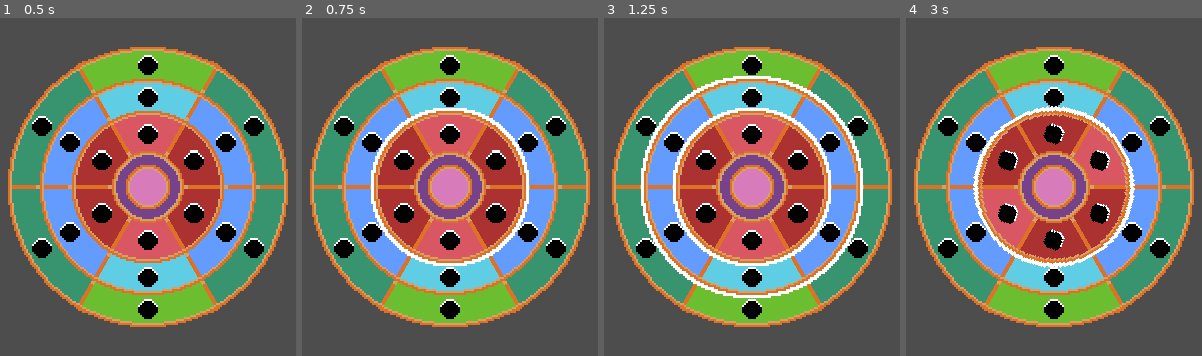
Above: before the commit, frames 1-4 (left to right).
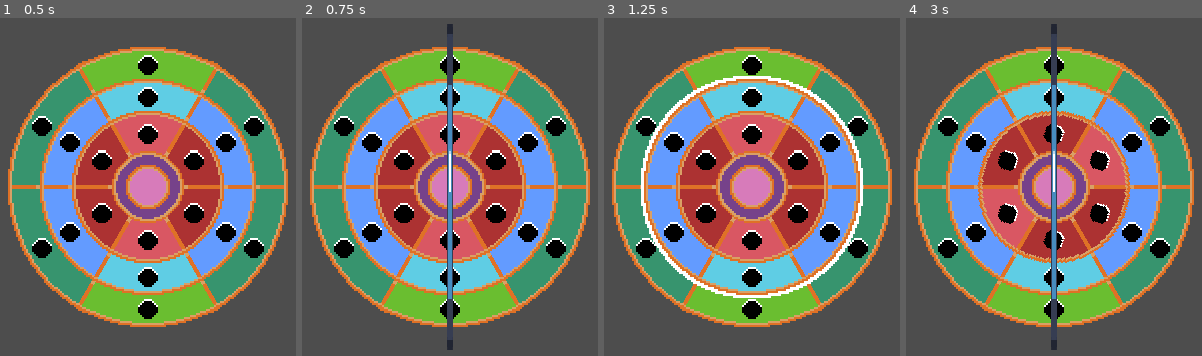
Above: after the commit, the same moments.

Repository: J-dario/JuniperGamJame
Game: Godot game, scene res://Scenes/main.tscn
The game is run twice, just before and just after one commit, with the same random seed, the same clock (stepped at 60 frames per second) and the same inputs. The engine's default icon, where the game draws it, is replaced by a stand-in: a white triangle on a blue panel in a dark square.
Inputs:
- Up to frame 1 (0.5 s): no input
- Up to frame 2 (0.75 s): tap Enter (ui_accept) at 0.5 s; hold D (MoveSelectRight) from 0.53 s (still down); tap E (SwitchToAbsolve) at 0.6 s
- Up to frame 3 (1.25 s): keep holding D (MoveSelectRight); tap Enter (ui_accept) at 0.77, 1.07 s; tap Q (SwitchToSpin) at 0.8 s
- Up to frame 4 (3 s): tap Enter (ui_accept) at 1.25, 1.52, 1.55, 1.82, 2, 2.1, 2.75 s; release D (MoveSelectRight) at 1.28 s; hold S (MoveSelectDown) 1.28-2.03 s; tap Q (SwitchToSpin) at 1.35 s; hold D (MoveSelectRight) 2.03-2.78 s; tap E (SwitchToAbsolve) at 2.3, 2.85 s; hold W (MoveSelectUp) from 2.78 s (still down)

Frame 1 is identical in both runs. In frame 2, 3.6% of the frame differs, in the area x 23-77%, y 1-99%; in frame 3, 1.9%; in frame 4, 3.6%, in the area x 22-78%, y 1-99%.

Commit message:
chossing absovler

Diff:
--- /dev/null
+++ b/juniper-jam/Scenes/absolver.tscn
@@ -0,0 +1,12 @@
+[gd_scene format=3 uid="uid://cywysdhq1odew"]
+
+[ext_resource type="Script" uid="uid://b1730e0mx866n" path="res://Scipts/absolver.gd" id="1_5niq3"]
+[ext_resource type="Texture2D" uid="uid://b12m6y85qxt2s" path="res://icon.svg" id="1_m3aph"]
+
+[node name="Absolver" type="Node2D" unique_id=1039611704]
+script = ExtResource("1_5niq3")
+
+[node name="Icon" type="Sprite2D" parent="." unique_id=759932171]
+visible = false
+scale = Vector2(0.05078116, 2.5429688)
+texture = ExtResource("1_m3aph")
--- a/juniper-jam/Scenes/main.tscn
+++ b/juniper-jam/Scenes/main.tscn
@@ -13,6 +13,7 @@
 [ext_resource type="Texture2D" uid="uid://byigv3itdmn30" path="res://Sprites/OuterSlice2.png" id="11_6iyac"]
 [ext_resource type="Texture2D" uid="uid://cpavbl4st7jwe" path="res://Sprites/OuterRingDivider.png" id="11_fdnlq"]
 [ext_resource type="Texture2D" uid="uid://ctbe0j1h1nw4n" path="res://Sprites/OuterSlice.png" id="12_fdnlq"]
+[ext_resource type="PackedScene" uid="uid://cywysdhq1odew" path="res://Scenes/absolver.tscn" id="14_jkdf5"]
 
 [sub_resource type="ShaderMaterial" id="ShaderMaterial_fdnlq"]
 shader = ExtResource("5_6bp64")
@@ -197,6 +198,14 @@
 
 [node name="DeadCenter" type="Sprite2D" parent="." unique_id=1155893362]
 texture = ExtResource("3_kry3j")
+
+[node name="AbsolverLeft" parent="." unique_id=1615817253 instance=ExtResource("14_jkdf5")]
+rotation = -1.0471976
+
+[node name="AbsolverMiddle" parent="." unique_id=1039611704 instance=ExtResource("14_jkdf5")]
+
+[node name="AbsolverRight" parent="." unique_id=2050477817 instance=ExtResource("14_jkdf5")]
+rotation = 1.0471976
 
 [editable path="OuterRing"]
 [editable path="OuterRing/Slices/Slice1"]
--- /dev/null
+++ b/juniper-jam/Scipts/absolver.gd
@@ -0,0 +1,9 @@
+extends Node2D
+
+@onready var icon: Sprite2D = $Icon
+
+func select() -> void:
+	icon.show()
+
+func deselect() -> void:
+	icon.hide()
--- a/juniper-jam/Scipts/player_controls.gd
+++ b/juniper-jam/Scipts/player_controls.gd
@@ -11,65 +11,74 @@
 var selected_ring_index: int = 1
 var selected_ring
 
+var selected_absolver_arr = []
+var selected_absolver_index: int = 1
+var selected_absolver
+
 func _ready() -> void:
 	selected_ring_arr = [
 		$"../InnerRing",
 		$"../MiddleRing",
 		$"../OuterRing"
 	]
+	selected_ring = selected_ring_arr[selected_ring_index]
+
+	selected_absolver_arr = [
+		$"../AbsolverLeft",
+		$"../AbsolverMiddle",
+		$"../AbsolverRight"
+	]
+	selected_absolver = selected_absolver_arr[selected_absolver_index]
 
 func _process(delta: float) -> void:
-	if Input.is_action_just_pressed("ui_accept"):
-		$"../InnerRing".highlightRing()
-
 	if Input.is_action_just_pressed("SwitchToSpin") and selected_mode != SelectedMode.RING:
 		selected_mode = SelectedMode.RING
-		selected_ring = selected_ring_arr[selected_ring_index]
-		selected_ring.get_node("OutlineRing").material.set_shader_parameter("thickness", 3)
-
-		print("Switched To Ring Mode")
+		selected_ring.highlightRing()
+		selected_absolver.deselect()
 
 	elif Input.is_action_just_pressed("SwitchToAbsolve") and selected_mode != SelectedMode.ABSOLVE:
 		selected_mode = SelectedMode.ABSOLVE
-		selected_ring = selected_ring_arr[selected_ring_index]
-		selected_ring.get_node("OutlineRing").material.set_shader_parameter("thickness", 0)
-
-		print("Switched To Absolve Mode")
+		selected_ring.unhighlightRing()
+		selected_absolver.select()
 
 	elif Input.is_action_just_pressed("MoveSelectUp"):
 		if selected_mode == SelectedMode.RING:
 			var new_index = (selected_ring_index + 1) % selected_ring_arr.size()
 			update_selected_ring(new_index)
 
-		elif selected_mode == SelectedMode.ABSOLVE:
-			pass
-
 	elif Input.is_action_just_pressed("MoveSelectDown"):
 		if selected_mode == SelectedMode.RING:
 			var new_index = (selected_ring_index - 1 + selected_ring_arr.size()) % selected_ring_arr.size()
 			update_selected_ring(new_index)
 
-		elif selected_mode == SelectedMode.ABSOLVE:
-			pass
-
 	elif Input.is_action_just_pressed("MoveSelectLeft"):
 		if selected_mode == SelectedMode.RING:
-			selected_ring.rotation += deg_to_rad(-60)
+			selected_ring.rotateLeft()
 
 		elif selected_mode == SelectedMode.ABSOLVE:
-			pass
+			var new_index = (selected_absolver_index - 1 + selected_absolver_arr.size()) % selected_absolver_arr.size()
+			update_selected_absolver(new_index)
 
 	elif Input.is_action_just_pressed("MoveSelectRight"):
 		if selected_mode == SelectedMode.RING:
-			selected_ring.rotation += deg_to_rad(60)
+			selected_ring.rotateRight()
 
 		elif selected_mode == SelectedMode.ABSOLVE:
-			pass
+			var new_index = (selected_absolver_index + 1) % selected_absolver_arr.size()
+			update_selected_absolver(new_index)
 
 func update_selected_ring(new_index: int) -> void:
-	var prev_ring = selected_ring_arr[selected_ring_index].get_node("OutlineRing")
-	prev_ring.material.set_shader_parameter("thickness", 0)
+	var prev_ring = selected_ring_arr[selected_ring_index]
+	prev_ring.unhighlightRing()
 
 	selected_ring_index = new_index
 	selected_ring = selected_ring_arr[selected_ring_index]
-	selected_ring.get_node("OutlineRing").material.set_shader_parameter("thickness", 3)
+	selected_ring.highlightRing()
+
+func update_selected_absolver(new_index: int) -> void:
+	var prev_absolver = selected_absolver_arr[selected_absolver_index]
+	prev_absolver.deselect()
+
+	selected_absolver_index = new_index
+	selected_absolver = selected_absolver_arr[selected_absolver_index]
+	selected_absolver.select()
--- a/juniper-jam/Scipts/ring.gd
+++ b/juniper-jam/Scipts/ring.gd
@@ -6,3 +6,12 @@
 
 func highlightRing() -> void:
 	$OutlineRing.material.set_shader_parameter("thickness", 3)
+
+func unhighlightRing() -> void:
+	$OutlineRing.material.set_shader_parameter("thickness", 0)
+
+func rotateRight() -> void:
+	rotation += deg_to_rad(60)
+
+func rotateLeft() -> void:
+	rotation += deg_to_rad(-60)
Not shown, added: juniper-jam/Scipts/absolver.gd.uid
